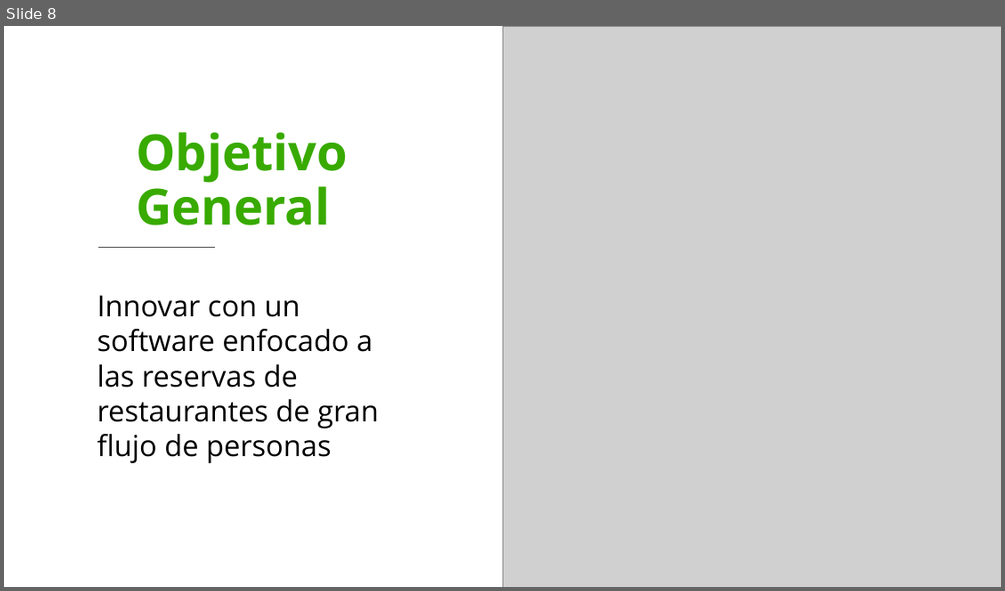
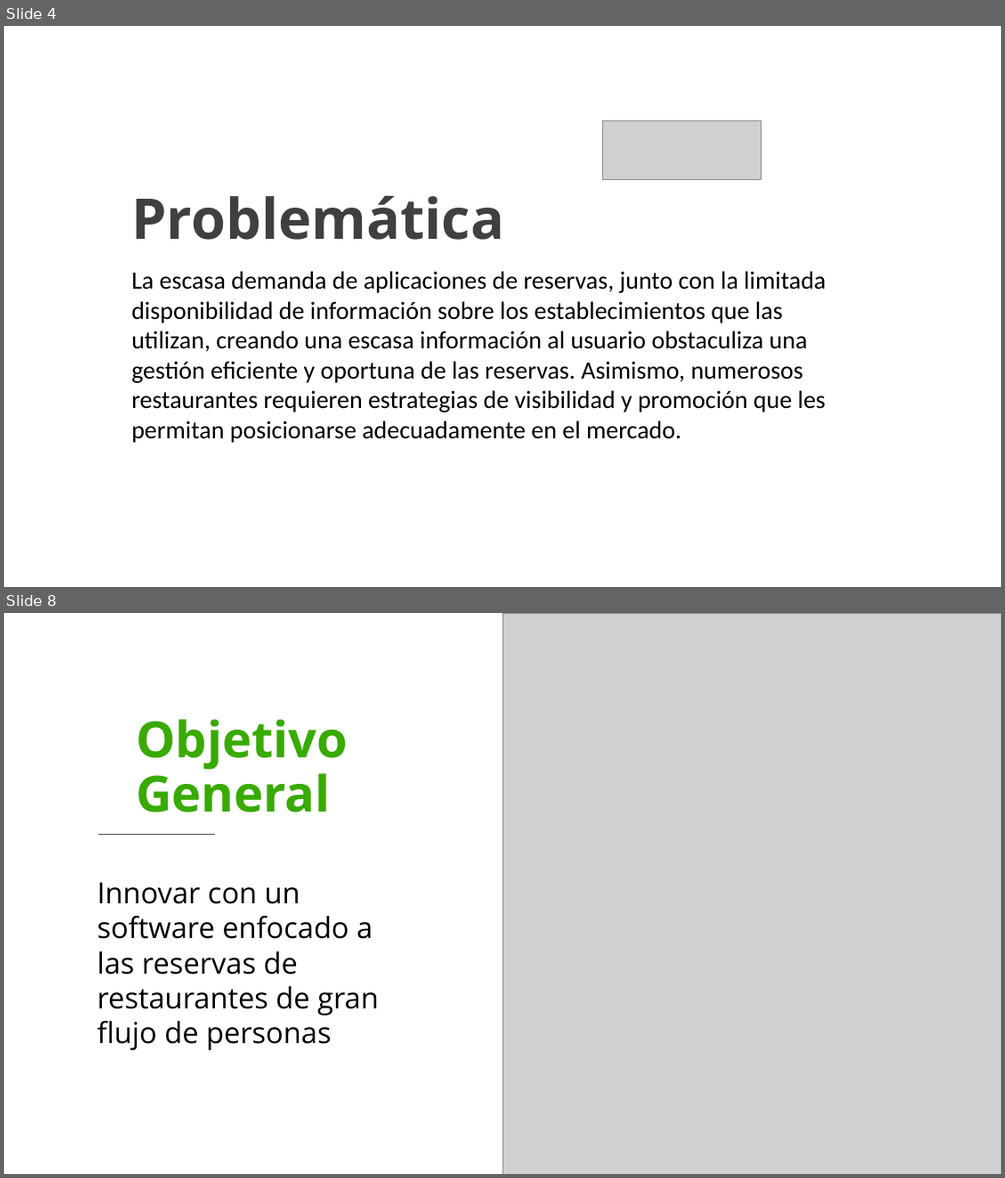
Before and after one commit to SebastianPacheco05/Reservify, a slide deck: docs/docs/files/GC-F-004FormatoPlantillaPresentacionPowerPointInteractiva.pptx. Shown one above the other, each under a label of ours: slide 8 before the commit, slides 4 and 8 after it; the slides between them are not shown. The pictures are 1005x591 and 1005x1178 pixels, drawn with LibreOffice and Linux fonts; fonts in the diff are those of the drawing; grey boxes stand for pictures; background and template pictures are left out. Boxes give left, top, right and bottom in pixels: in the first picture for what was removed or moved away, otherwise in the second. Text is boxed around its words. In the diff, an @@ line names an element or a change of style, - is before the commit and + after.

```diff
--- a/docs/docs/files/GC-F-004FormatoPlantillaPresentacionPowerPointInteractiva.pptx
+++ b/docs/docs/files/GC-F-004FormatoPlantillaPresentacionPowerPointInteractiva.pptx
@@ slide 4 added at (4,26,1001,587), background picture (left out) @@
@@ picture added at (603,121,761,179) @@
@@ text added at (131,195,504,240), 54 pt, text #404040, bold @@
+Problemática
@@ text added at (131,271,825,443), 24 pt, text #000000 @@
+La escasa demanda de aplicaciones de reservas, junto con la limitada disponibilidad de información sobre los establecimientos que las utilizan, creando una escasa información al usuario obstaculiza una gestión eficiente y oportuna de las reservas. Asimismo, numerosos restaurantes requieren estrategias de visibilidad y promoción que les permitan posicionarse adecuadamente en el mercado.
```
Also in this commit, not shown: 17 slides changed, 3 other slides added, 1 slide removed, 5 other files.
